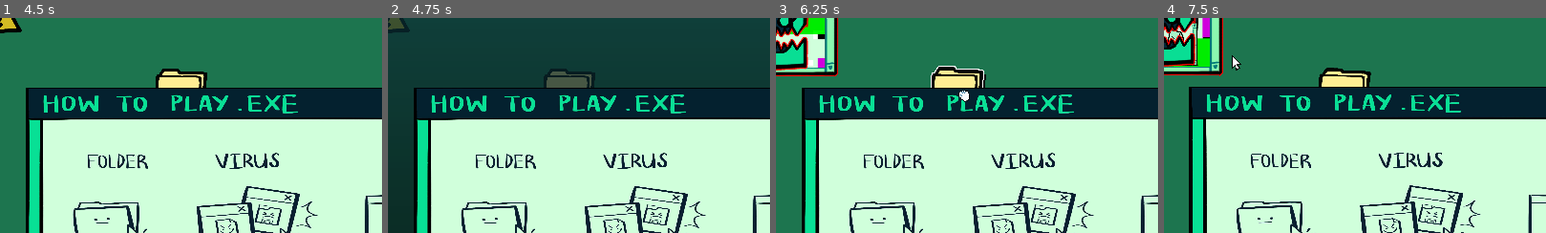
Above: before the commit, frames 1-4 (left to right).
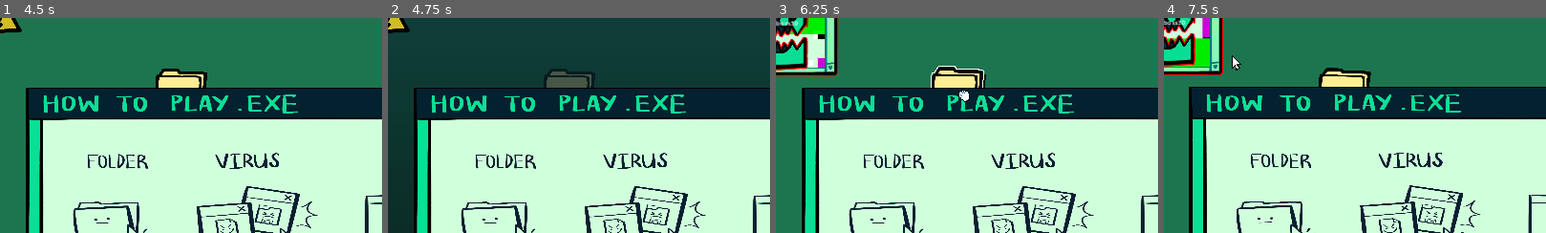
Above: after the commit, the same moments.

Repository: icheft524/Folder-Brawler
Game: Godot game, scene res://menu.tscn
Two runs of this game, one before a commit and one after it. Both use one fixed random seed, a clock stepped at 60 frames per second and the inputs below. The engine's default icon, where the game draws it, is replaced by a stand-in: a white triangle on a blue panel in a dark square.
Inputs (mouse positions are % of the whole screen's width and height, from its top left):
- Up to frame 1 (4.5 s): click (3, 6) at 0.5 s; tap Enter (ui_accept) every 0.75 s from 1.25 to 4.25 s; drag from (86, 72) to (24, 16) at 1.27 s; drag from (86, 89) to (24, 16) at 2.02 s; move the mouse to (60, 28) at 2.77 s; press the mouse at (60, 28) at 2.78 s; release the mouse at (60, 28) at 3.5 s; drag from (45, 70) to (86, 72) at 3.52 s; move the mouse to (80, 65) at 4.27 s; press the mouse at (80, 65) at 4.28 s
- Up to frame 2 (4.75 s): tap Enter (ui_accept) at 4.52 s
- Up to frame 3 (6.25 s): release the mouse at (80, 65) at 5 s; tap Enter (ui_accept) at 5 s; drag from (20, 35) to (35, 25) at 5.02 s; move the mouse to (24, 16) at 5.77 s; press the mouse at (24, 16) at 5.78 s
- Up to frame 4 (7.5 s): release the mouse at (24, 16) at 6.5 s; drag from (35, 25) to (86, 72) at 6.52 s; drag from (1, 5) to (24, 16) at 7.27 s
The pictures show only the part of the screen within x 0-50%, y 0-50%; the shares and areas given below are measured in that part.

Frame 1 is identical in both runs. In frame 2, 0.3% of the frame differs, in the area x 0-6%, y 0-8%; in frame 3, 0.1%; in frame 4, 0.5%, in the area x 0-9%, y 0-23%.

Commit message:
ads ok dead

Diff:
--- a/enemy/ads_file/ads_file.gd
+++ b/enemy/ads_file/ads_file.gd
@@ -25,6 +25,7 @@
 var drag_back_bottom = false
 
 func _ready():
+	global.boss_dies.connect(boss_dead)
 	already_clicked = false
 	sound.adspawn()
 	image.set_texture(get_meta("Image"))
@@ -163,3 +164,8 @@
 	mouse_in_ad = false
 	if !global.inv_open && !global.mouse_in_enemy:
 		global.hand_mouse = false
+
+func boss_dead():
+	var tween_close = create_tween()
+	tween_close.tween_property(self,"scale",close,0.2).set_trans(Tween.TRANS_QUINT).set_ease(Tween.EASE_IN)
+	tween_close.play()
--- a/enemy/ads_file/ads_spawner.gd
+++ b/enemy/ads_file/ads_spawner.gd
@@ -6,6 +6,7 @@
 var ads = preload("res://enemy/ads_file/ads_file_s.tscn")
 var adm = preload("res://enemy/ads_file/ads_file_m.tscn")
 var adl = preload("res://enemy/ads_file/ads_file_l.tscn")
+var stop_spawn = false
 
 var adscale = [ads,adm,adl]
 
@@ -30,19 +31,21 @@
 
 func _ready():
 	timer.start()
+	global.boss_dies.connect(boss_dead)
 	pass
 
 func _process(delta):
-	if global.ad_clicked:
+	if global.ad_clicked and !stop_spawn:
 		_spawn()
 		global.ad_clicked = false
 
 
 func _on_ads_time_timeout():
-	_spawn()
-	await get_tree().create_timer(global.adstimelock,false).timeout
-	timer.start()
-	pass
+	if !stop_spawn:
+		_spawn()
+		await get_tree().create_timer(global.adstimelock,false).timeout
+		timer.start()
+
 
 func _spawn():
 	var random_ad = randi() % adscale.size()
@@ -62,3 +65,6 @@
 	#var randomx = get_viewport_rect().size.x
 	var randomy = get_viewport_rect().size.y
 	return Vector2(randf_range(100,1000),randf_range(offset,randomy-offset))
+
+func boss_dead():
+	stop_spawn = true
--- a/enemy/boss/boss.tscn
+++ b/enemy/boss/boss.tscn
@@ -574,7 +574,6 @@
 }
 
 [node name="boss" type="CharacterBody2D"]
-z_index = -1
 z_as_relative = false
 script = ExtResource("1_8o72f")
 
